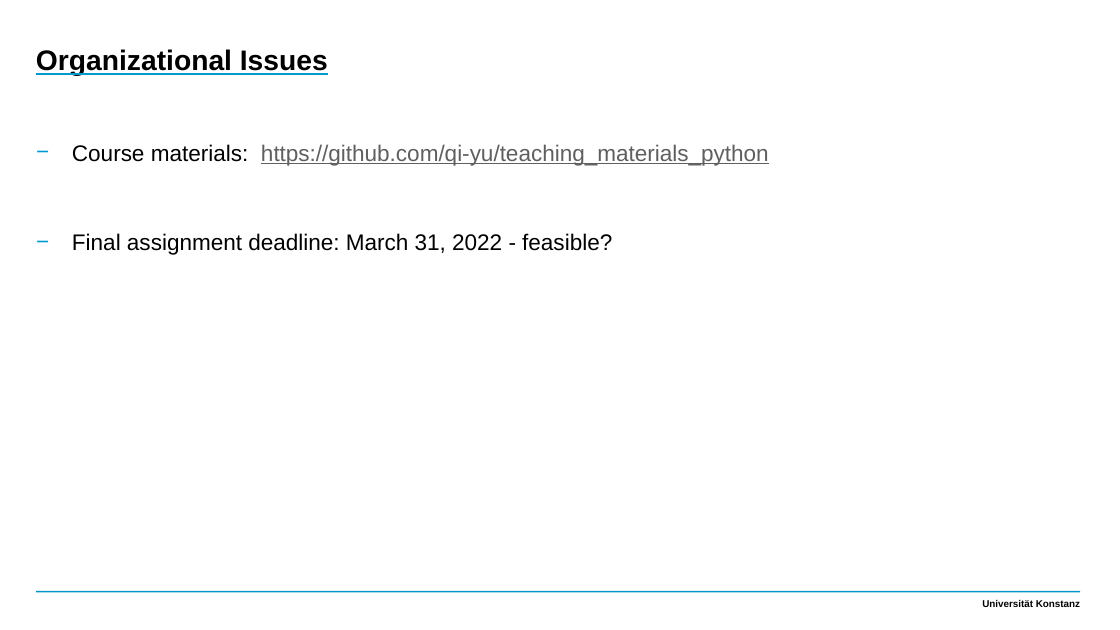
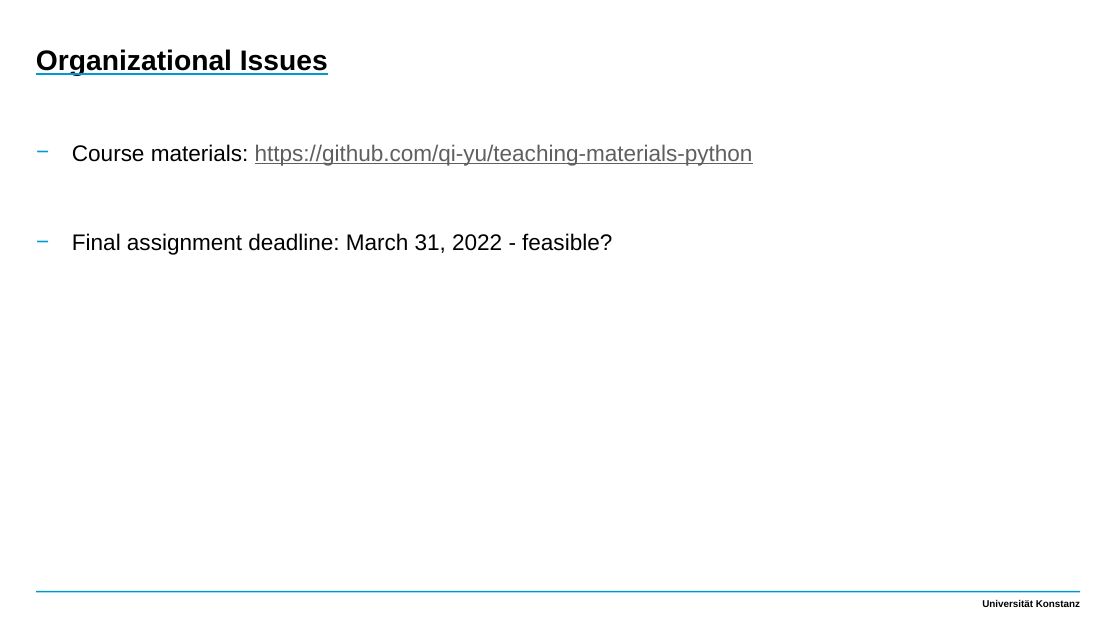
Before and after one commit to qi-yu/teaching-materials-python, a slide deck: slide 5 of slides/1_introduction.pptx. Drawn at 1120x630 pixels with LibreOffice and Linux fonts; fonts in the diff are those of the drawing. Boxes give left, top, right and bottom in pixels: in the first picture for what was removed or moved away, otherwise in the second. Text is boxed around its words. In the diff, an @@ line names an element or a change of style, - is before the commit and + after.

Commit message:
edited intro slides

```diff
--- a/slides/1_introduction.pptx
+++ b/slides/1_introduction.pptx
@@ text at (72,144,753,166): text changed @@
-    − Course materials: https://github.com/qi-yu/teaching_materials_python
+    − Course materials: https://github.com/qi-yu/teaching-materials-python
```
